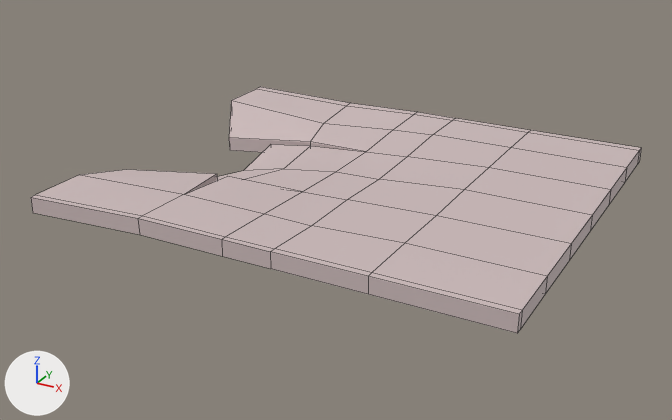
The OBJ model art/3D_Env/3D_Assets/3D_Models/Env_Models/1_Prison/FloorBrokenSidePrison.obj as it was, and as the next commit left it.
Rendered twice from a 50 mm lens placed at (5.08, -9.68, 4.31), pointed at (-0.14, -0.2, -0.43). Lighting does not change. The marker at lower left points along +X, +Y and +Z. The picture after the commit comes second. Mesh edges are drawn as thin lines. Where no turn or scale is listed for an object, it has been applied to the vertices.

The older version as bpy lines, for what is in view:
```python
me_floorbrokensideprison = bpy.data.meshes.new('FloorBrokenSidePrison')
me_floorbrokensideprison.from_pydata(...)  # 118 vertices, 116 faces; spans x -3.0..3.0, y -2.5..2.5, z -0.45..0.1
me_floorbrokensideprison.materials.append(mat_m_floorprison)  # picture img_texturetrimsheetfloorp_png
ob_floorbrokensideprison = bpy.data.objects.new('FloorBrokenSidePrison', me_floorbrokensideprison)
ob_floorbrokensideprison.location = (0.0, 0.0, 0.0)
```
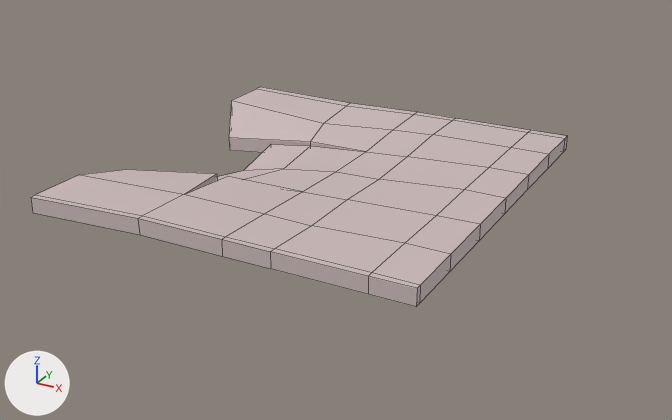
The newer file is also turned or shifted as a whole; pictures and numbers use the older file's frame.

Location of each change, (x1, y1, x2, y2) in pixels of the pictures (672 x 420 px; the box of a moved part takes in the faces that stretch with it):
```json
{"object": "FloorBrokenSidePrison", "change": "reshaped", "before": [31, 87, 641, 333], "after": [31, 87, 567, 307], "on screen": "12% narrower, 11% shorter"}
{"part": 1, "of": "me_floorbrokensideprison", "change": "moved or reshaped", "before": [368, 130, 641, 333], "after": [368, 130, 567, 307]}
```

Edits to the scene script, one JSON object a line:
```json
{"block": "me_floorbrokensideprison", "where": "# used by ob_floorbrokensideprison; location = (0.0, 0.0, 0.0)"}
{"op": "remove", "block": "me_floorbrokensideprison", "code": "me_floorbrokensideprison.from_pydata(...)  # 118 vertices, 116 faces; spans x -3.0..3.0, y -2.5..2.5, z -0.45..0.1"}
{"op": "add", "block": "me_floorbrokensideprison", "code": "me_floorbrokensideprison.from_pydata(...)  # 118 vertices, 116 faces; spans x -3.0..2.0, y -2.5..2.5, z -0.45..0.1"}
{"block": "me_floorbrokensideprison", "change": "me_floorbrokensideprison part 1: all 18 vertices in x 3.0, y -2.5..2.5, z -0.1..0.1 are moved by (-1.0, 0.0, 0.0)"}
```
